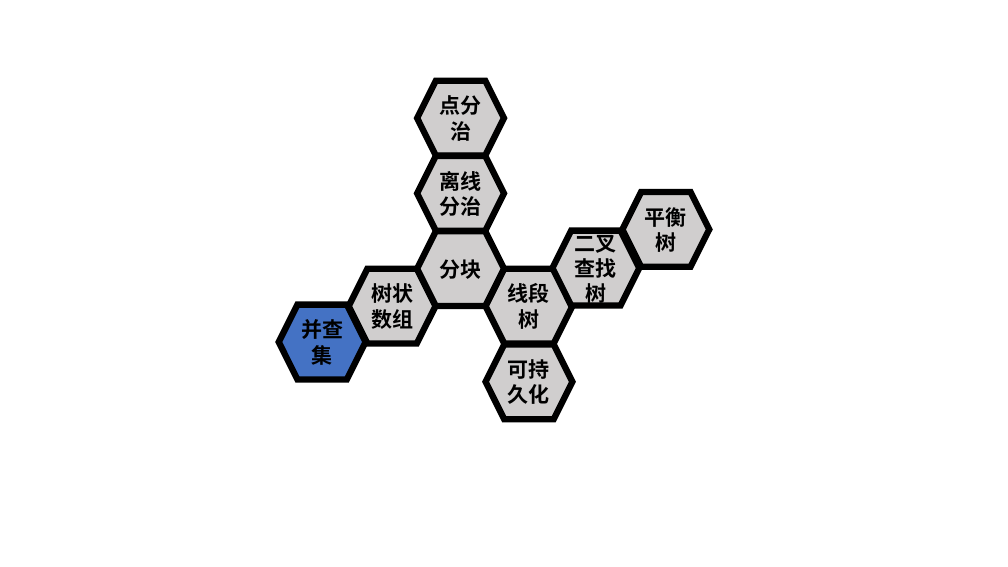
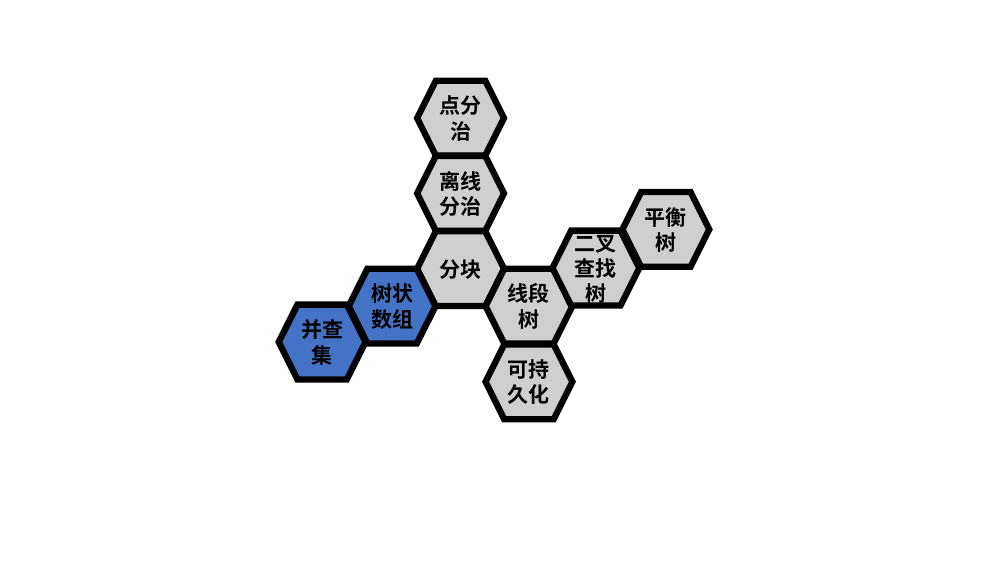
Before and after one commit to Cidream/Cidream.github.io, a slide deck: slide 1 of PPT/数据结构.pptx. Drawn at 1008x567 pixels with LibreOffice and Linux fonts; fonts in the diff are those of the drawing. Boxes give left, top, right and bottom in pixels: in the first picture for what was removed or moved away, otherwise in the second. Text is boxed around its words. In the diff, an @@ line names an element or a change of style, - is before the commit and + after.

```diff
--- a/PPT/数据结构.pptx
+++ b/PPT/数据结构.pptx
@@ hexagon "树状数组" at bbox=[349, 268, 436, 343]: fill #D0CECE to #4472C4 @@
```
Also in this commit, not shown: 25 other files.
